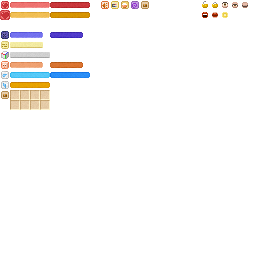
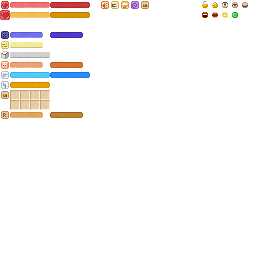
Layers edited between the first and the second 256 × 256 image:
added layer "交易" above "补货 - 满" over (232, 12, 238, 18)
added layer "补货 - 满" above "补货 - 无" over (50, 112, 83, 118)
added layer "补货 - 无" above "补货" over (10, 112, 43, 118)
added layer "补货" above "村民背包格子" over (1, 111, 9, 119)
